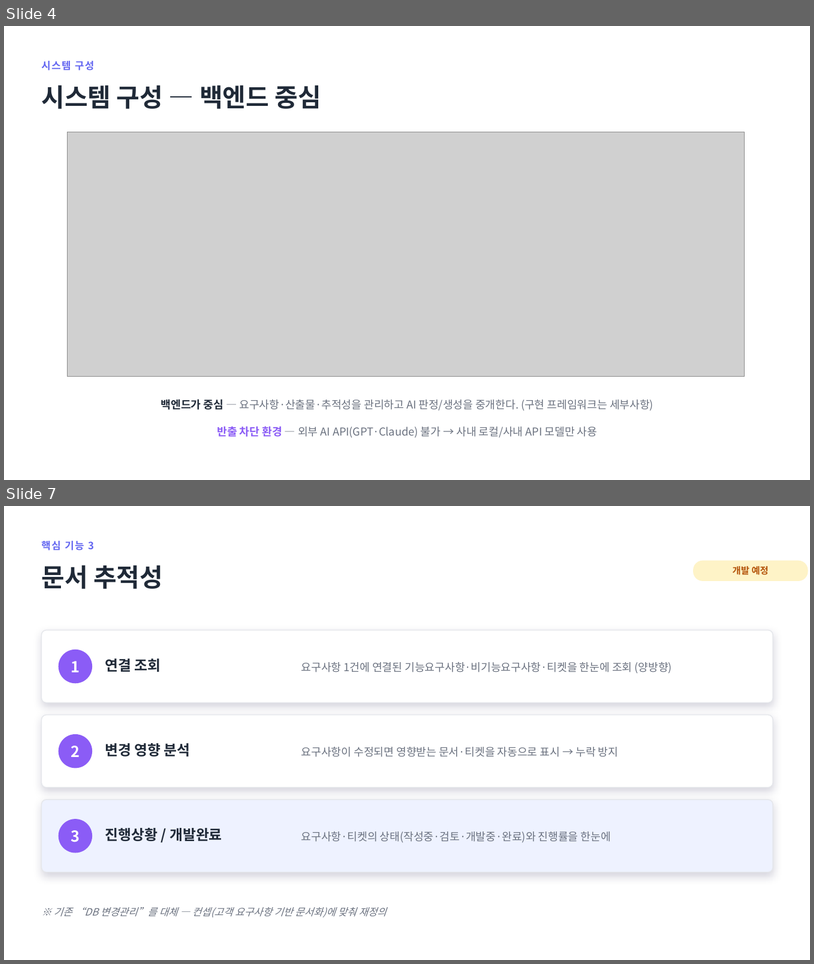
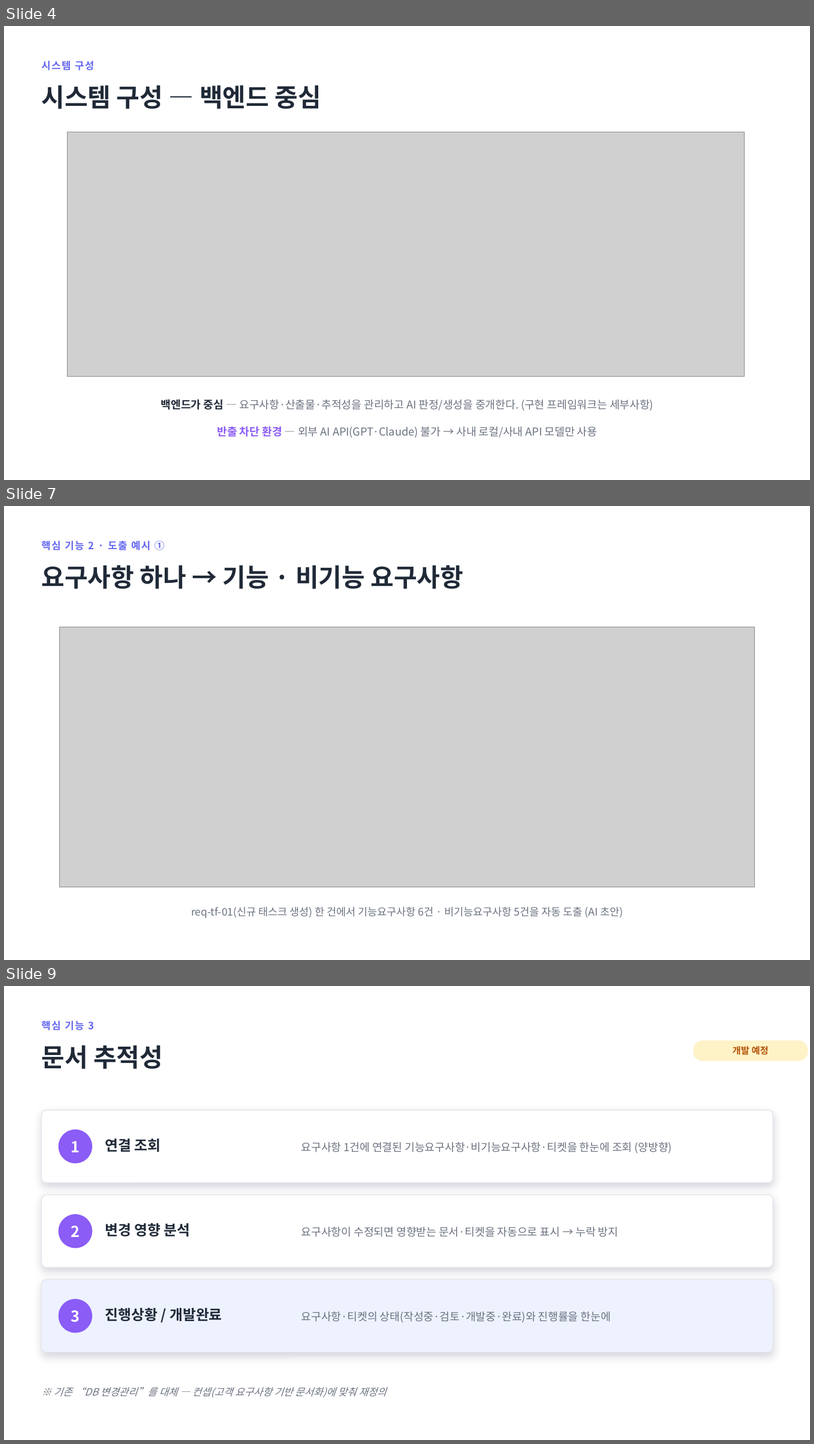
Before and after one commit to jihunhan98/semes-superrookie, a slide deck: docs/진행공유_요구사항자동화.pptx. Shown one above the other, each under a label of ours: slides 4 and 7 before the commit, slides 4, 7 and 9 after it; the slides between them are not shown. The pictures are 814x964 and 814x1444 pixels, drawn with LibreOffice and Linux fonts; fonts in the diff are those of the drawing; grey boxes stand for pictures. Boxes give left, top, right and bottom in pixels: in the first picture for what was removed or moved away, otherwise in the second. Text is boxed around its words. In the diff, an @@ line names an element or a change of style, - is before the commit and + after.

```diff
--- a/docs/진행공유_요구사항자동화.pptx
+++ b/docs/진행공유_요구사항자동화.pptx
@@ slide 7 added at (x1=4, y1=506, x2=810, y2=960), background #FFFFFF @@
@@ text added at (x1=41, y1=541, x2=165, y2=550), 12 pt, text #6366F1, bold @@
+핵심 기능 2 · 도출 예시 ①
@@ text added at (x1=41, y1=565, x2=464, y2=589), 30 pt, text #1F2937, bold @@
+요구사항 하나 → 기능 · 비기능 요구사항
@@ picture added at (x1=60, y1=627, x2=755, y2=886) @@
@@ text added at (x1=191, y1=906, x2=623, y2=918), 12.5 pt, text #6B7280 @@
+req-tf-01(신규 태스크 생성) 한 건에서 기능요구사항 6건 · 비기능요구사항 5건을 자동 도출 (AI 초안)
@@ what was slide 7 is now slide 9 @@
```
Also in this commit, not shown: 5 slides changed, 1 other slide added, 3 other files.
